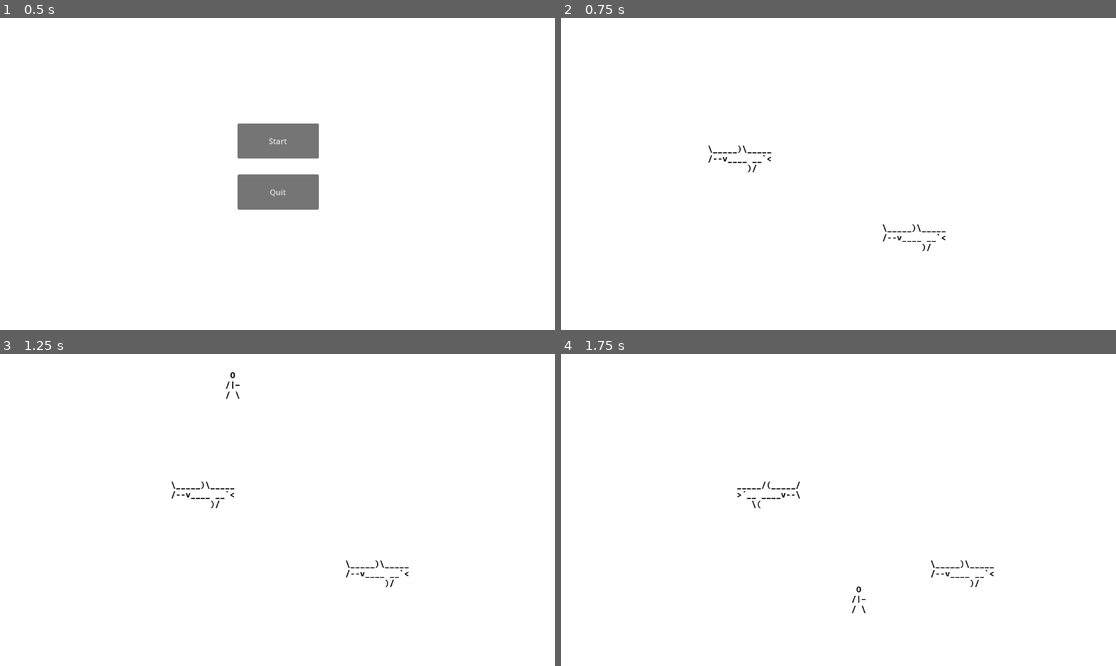
Above: before the commit, frames 1-4 (two rows, left to right).
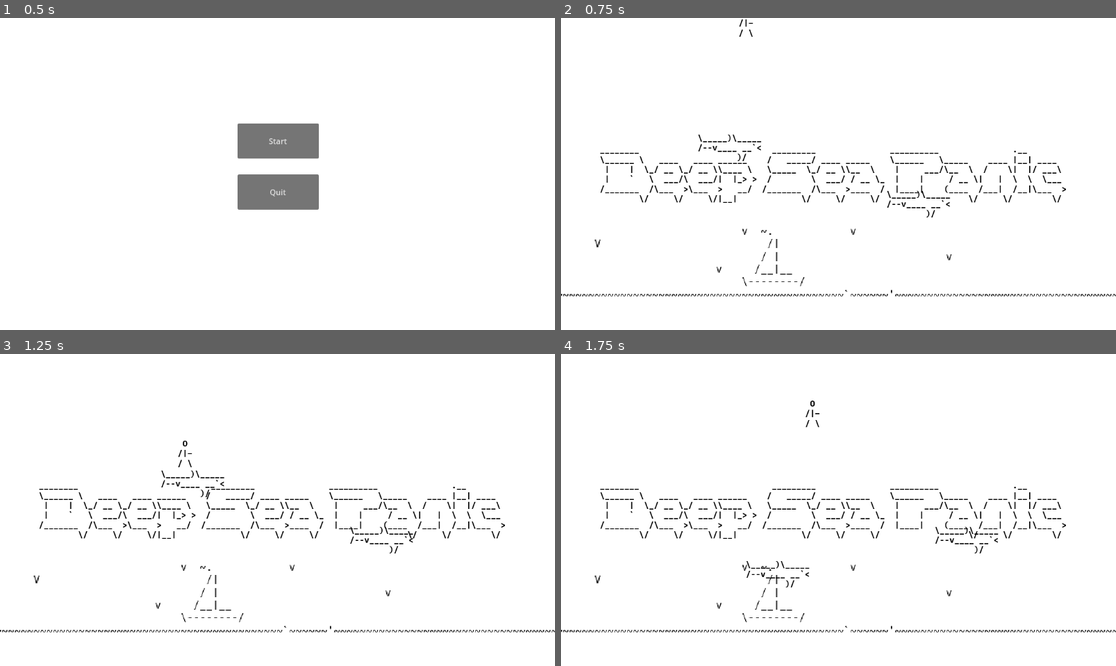
Above: after the commit, the same moments.

Repository: takumisegi/2D-Game-Project
Game: Godot game, scene res://Scene/title screen.tscn
Two runs of this game, one before a commit and one after it. Both use one fixed random seed, a clock stepped at 60 frames per second and the inputs below.
Inputs:
- Up to frame 1 (0.5 s): no input
- Up to frame 2 (0.75 s): click "Start" at 0.5 s
- Up to frame 3 (1.25 s): no input
- Up to frame 4 (1.75 s): tap Enter (ui_accept) at 1.25, 1.52 s; hold Right (ui_right) from 1.28 s (still down)

Frame 1 is identical in both runs. In frame 2, 2.6% of the frame differs, in the area x 0-100%, y 0-90%; in frame 3, 2.7%, in the area x 0-100%, y 5-90%; in frame 4, 2.6%.

Commit message:
move arond

Diff:
--- a/2d-game-project/Scene/main scene.tscn
+++ b/2d-game-project/Scene/main scene.tscn
@@ -21,13 +21,13 @@
 position = Vector2(0, 0)
 
 [node name="Player" parent="." instance=ExtResource("3_te4iv")]
-position = Vector2(486, 504)
+position = Vector2(384, 0)
 
 [node name="Camera2D" type="Camera2D" parent="."]
-position = Vector2(579, 974)
+position = Vector2(576, 324)
 
 [node name="shack" parent="." instance=ExtResource("4_q3gtr")]
-position = Vector2(171, 738)
+position = Vector2(147, 65)
 
 [node name="shack2" parent="." instance=ExtResource("4_q3gtr")]
-position = Vector2(533, 902)
+position = Vector2(539, 182)
--- a/2d-game-project/Scripts/shack_movement.gd
+++ b/2d-game-project/Scripts/shack_movement.gd
@@ -9,7 +9,6 @@
 @onready var shack_sprite = $"DeepSeaPanic-assets-shark-v01"
 
 func _process(delta):
-	position.x += direction * Speed * delta
 	if ray_cast_left.is_colliding():
 		direction = 1
 		shack_sprite.flip_h = false
@@ -17,5 +16,7 @@
 		direction = -1
 		shack_sprite.flip_h = true
 
+	position.x += direction * Speed * delta
+
 
 	move_and_slide()
--- a/2d-game-project/sea_valley.tscn
+++ b/2d-game-project/sea_valley.tscn
@@ -1,32 +1,21 @@
-[gd_scene load_steps=4 format=3 uid="uid://blhf6ieddt3v0"]
+[gd_scene load_steps=3 format=3 uid="uid://blhf6ieddt3v0"]
 
-[ext_resource type="Texture2D" uid="uid://cqmi1p4usmvyq" path="res://Assets/Ascii Art/DeepSeaPanic-Assets-HowTo-V01.png" id="1_kupvs"]
 [ext_resource type="PackedScene" uid="uid://dy53xenth3aa4" path="res://Scene/shack_movement.tscn" id="2_4nicf"]
 
-[sub_resource type="RectangleShape2D" id="RectangleShape2D_huy6r"]
-size = Vector2(225, 650)
+[sub_resource type="RectangleShape2D" id="RectangleShape2D_01nfb"]
+size = Vector2(133, 644.5)
 
-[node name="sea valley" type="Area2D"]
+[node name="Area2D" type="Area2D"]
+
+[node name="Sprite2D" type="Sprite2D" parent="."]
 
 [node name="CollisionShape2D" type="CollisionShape2D" parent="."]
-position = Vector2(113.5, 324)
-shape = SubResource("RectangleShape2D_huy6r")
+position = Vector2(67, 322.75)
+shape = SubResource("RectangleShape2D_01nfb")
 
 [node name="CollisionShape2D2" type="CollisionShape2D" parent="."]
-position = Vector2(1040, 326)
-shape = SubResource("RectangleShape2D_huy6r")
-
-[node name="DeepSeaPanic-assets-howTo-v01" type="Sprite2D" parent="."]
-position = Vector2(92.8898, 354)
-rotation = 1.5708
-scale = Vector2(1, 3.54305)
-texture = ExtResource("1_kupvs")
-
-[node name="DeepSeaPanic-assets-howTo-v02" type="Sprite2D" parent="."]
-position = Vector2(1024.82, 359)
-rotation = -1.5708
-scale = Vector2(1, 3.36092)
-texture = ExtResource("1_kupvs")
+position = Vector2(1085, 321)
+shape = SubResource("RectangleShape2D_01nfb")
 
 [node name="shack" parent="." instance=ExtResource("2_4nicf")]
-position = Vector2(365, 352)
+position = Vector2(685, 141)
